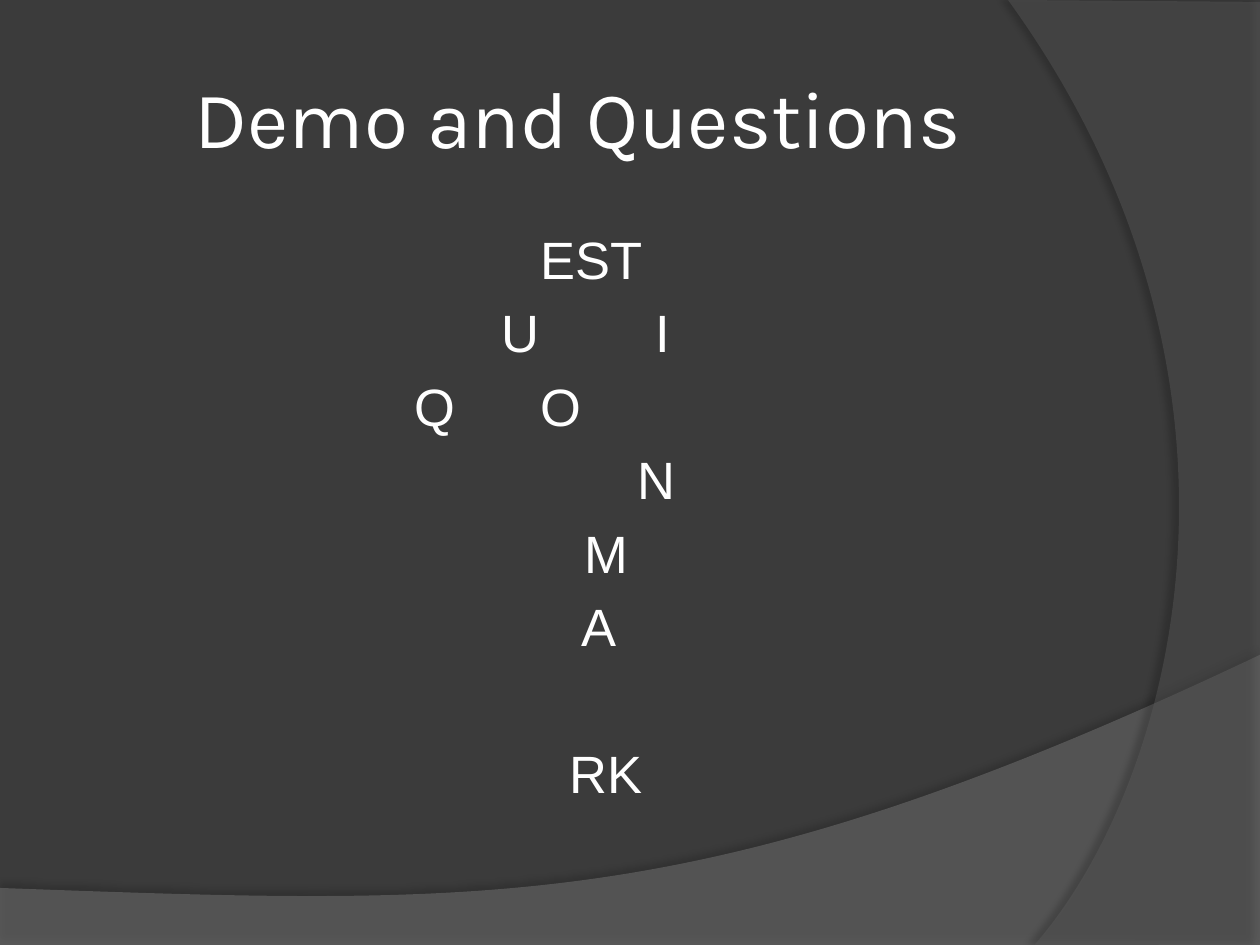
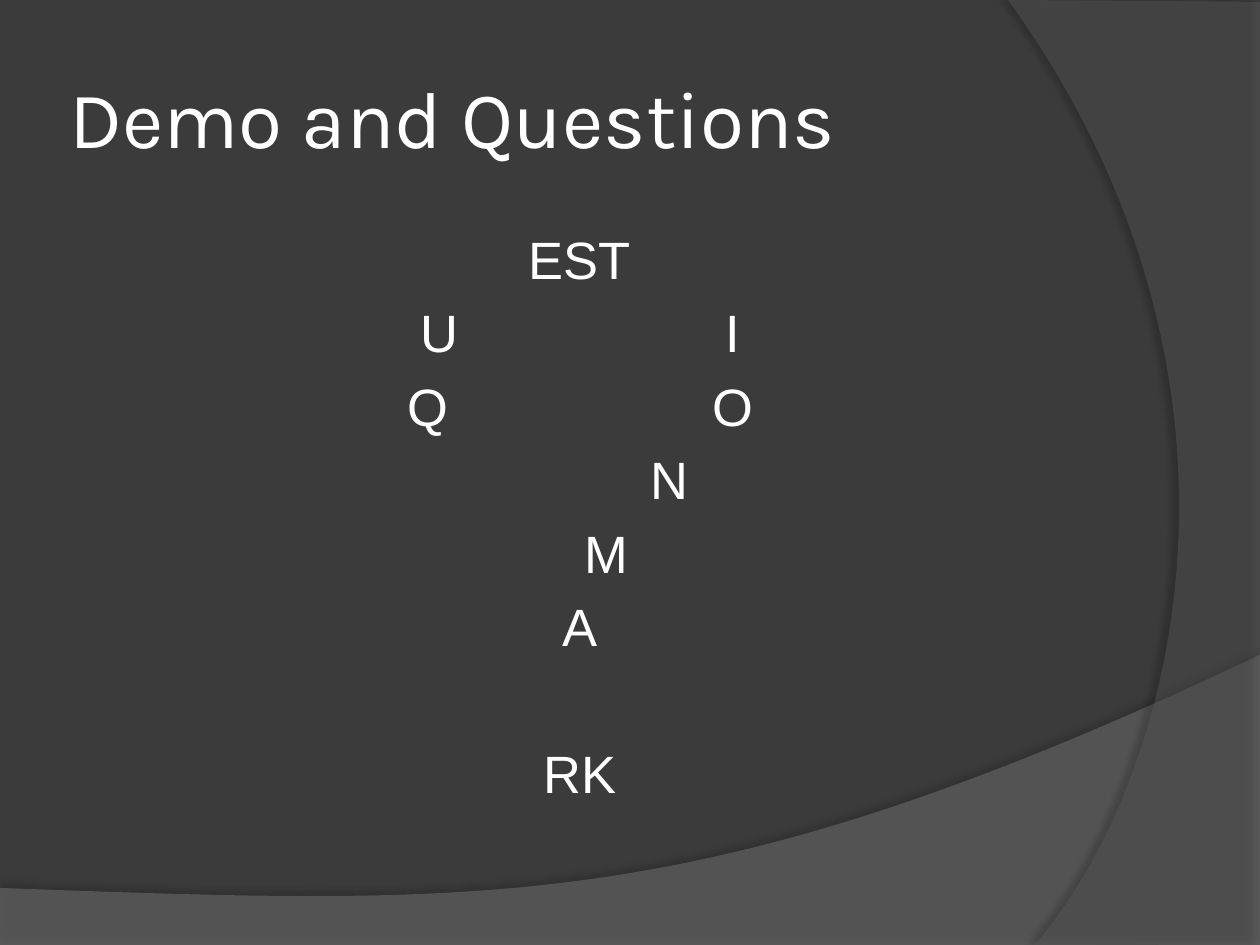
Before and after one commit to mattdude2489/Time-Warrior, a slide deck: slide 16 of Senior Project Files/Time Warrior.pptx. Drawn at 1260x945 pixels with LibreOffice and Linux fonts; fonts in the diff are those of the drawing. Boxes give left, top, right and bottom in pixels: in the first picture for what was removed or moved away, otherwise in the second. Text is boxed around its words. In the diff, an @@ line names an element or a change of style, - is before the commit and + after.

```diff
--- a/Senior Project Files/Time Warrior.pptx
+++ b/Senior Project Files/Time Warrior.pptx
@@ title "Demo and Questions" at <box>69,92,836,162</box>: alignment centre to left @@
@@ text "EST" at <box>420,242,753,793</box>: alignment left to centre @@
```
Also in this commit, not shown: 11 other slides changed, 2 other files.
